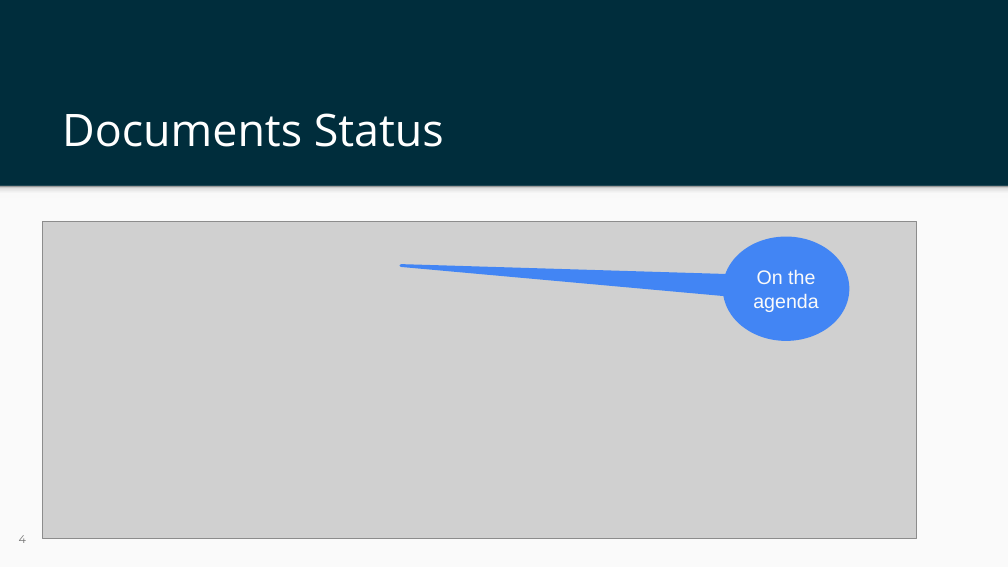
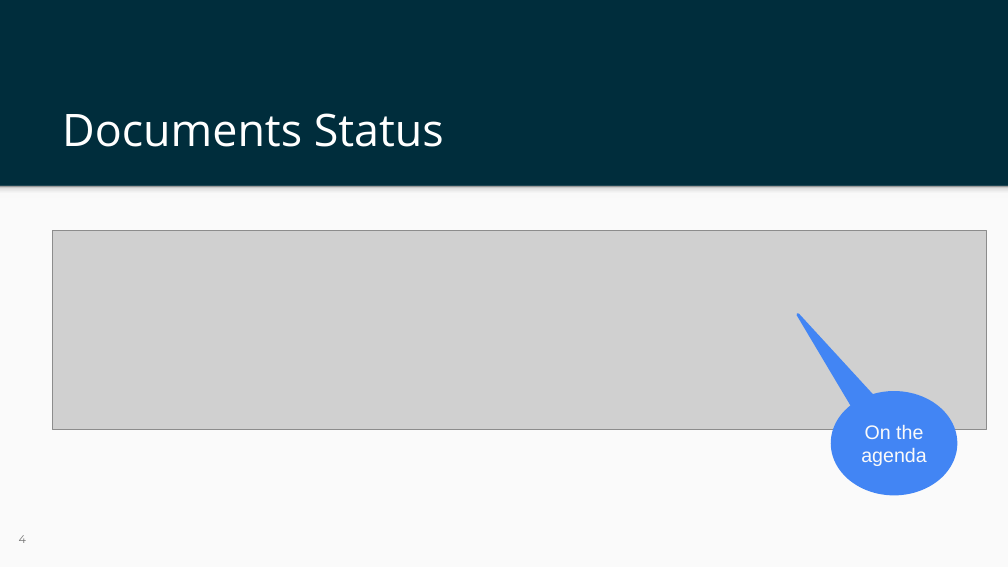
Before and after one commit to ietf-wg-nmop/IETF-Meetings, a slide deck: slide 4 of interim-14022025/nmop-chairs-slides.pptx. Drawn at 1008x567 pixels with LibreOffice and Linux fonts; fonts in the diff are those of the drawing; grey boxes stand for pictures; background and template pictures are left out. Boxes give left, top, right and bottom in pixels: in the first picture for what was removed or moved away, otherwise in the second. Text is boxed around its words. In the diff, an @@ line names an element or a change of style, - is before the commit and + after.

```diff
--- a/interim-14022025/nmop-chairs-slides.pptx
+++ b/interim-14022025/nmop-chairs-slides.pptx
@@ picture: place and size @@
-picture at bbox=[42, 221, 917, 538]
+picture at bbox=[52, 230, 987, 429]
@@ speech bubble "On the agenda": place and size @@
-speech bubble "On the agenda" at bbox=[724, 238, 848, 340]
+speech bubble "On the agenda" at bbox=[833, 392, 957, 494]
@@ speech bubble "On the agenda" at bbox=[833, 392, 957, 494]: proportions changed @@
```
Also in this commit, not shown: 1 other slide changed.
